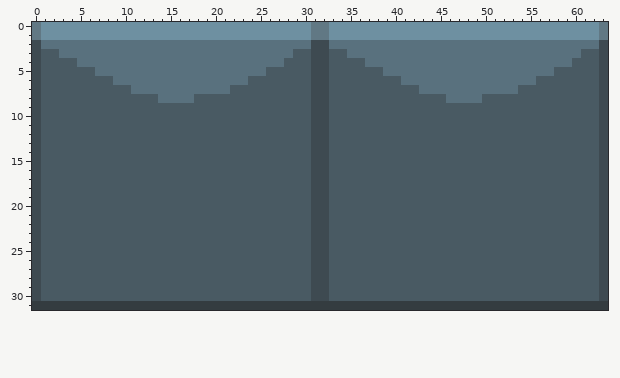
Pixel-art sprite: assets/cabine/cabineBack.png. That is the earlier state.
The file is 64x32 pixels. Colours within 5 levels of each other are drawn and written as one.
And afterwards:
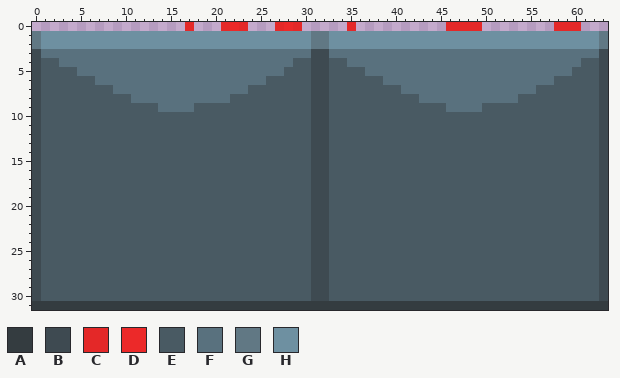
Palette (. is transparent): A #343c40  B #3e4a51  C #e42828  D #ec2929  E #495a63  F #59717e  G #617884  H #6e90a1
Commit: cause it was requested to show if cabines are open
Change:
Changed rows in their new state; - is an unchanged pixel.
first column x 0:
 0 .................C...CDC...CDC.....C..........CCCC........CCC...
 2 GHHHHHHHHHHHHHHHHHHHHHHHHHHHHHHGGHHHHHHHHHHHHHHHHHHHHHHHHHHHHHHG
 3 -FF--------------------------FF--FF--------------------------FF-
 4 ---FF-----------------------F------FF-----------------------F---
 5 -----FF-------------------FF---------FF-------------------FF----
 6 -------FF---------------FF-------------FF---------------FF------
 7 ---------FF-----------FF-----------------FF-----------FF--------
 8 -----------FFF----FFFF---------------------FFF----FFFF----------
 9 --------------FFFF----------------------------FFFF--------------
Where, in picture pixels (left, top, right, bottom), the same in both pictures:
changed: (32, 22, 608, 112)
